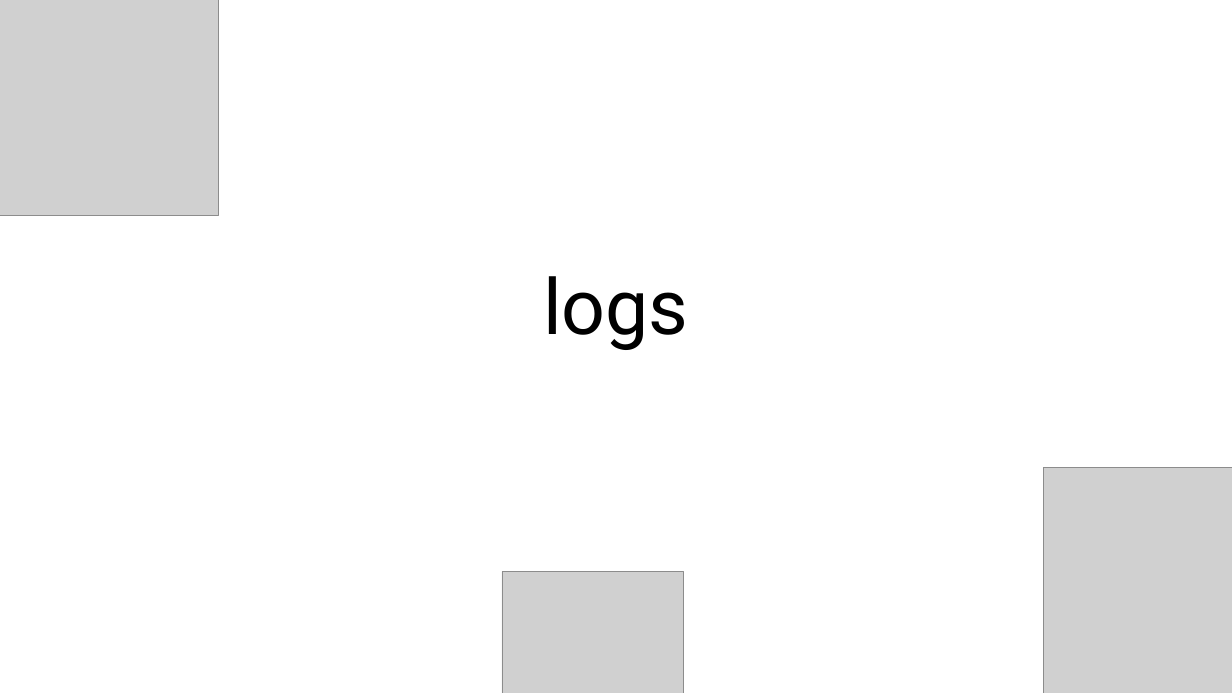
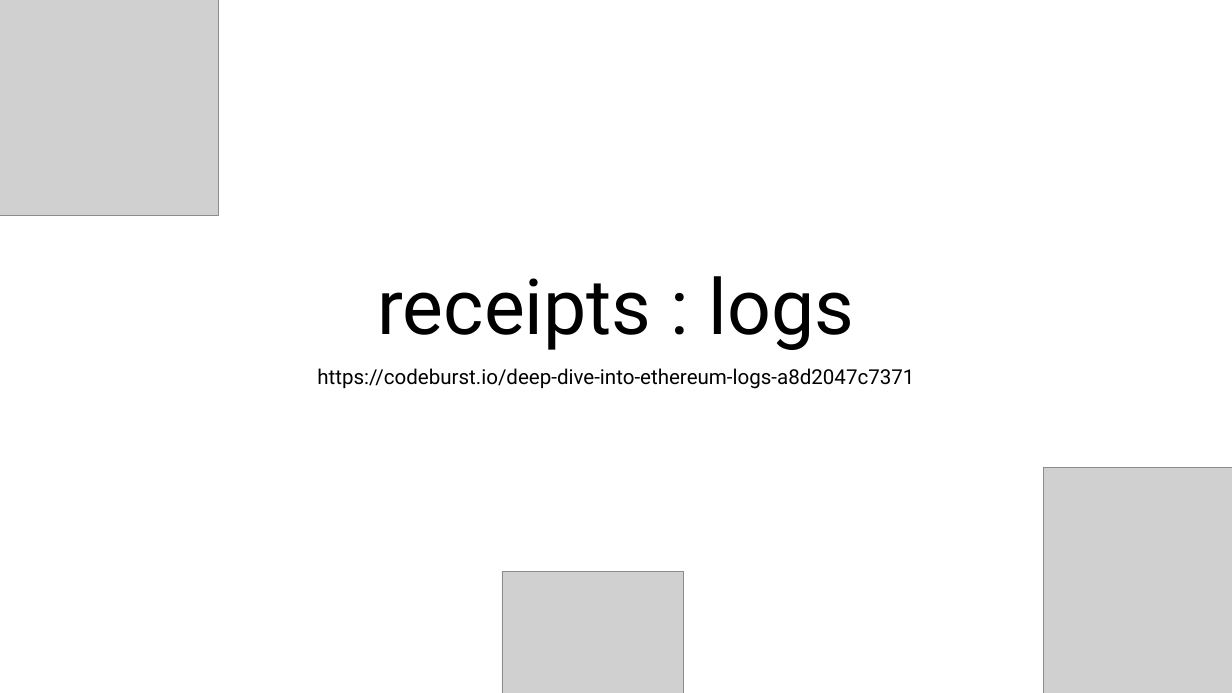
Before and after one commit to StateProof/nethermind, a slide deck: slide 52 of src/Nethermind/Workshop.pptx (slide 51 before the commit). Drawn at 1232x693 pixels with LibreOffice and Linux fonts; fonts in the diff are those of the drawing; grey boxes stand for pictures. Boxes give left, top, right and bottom in pixels: in the first picture for what was removed or moved away, otherwise in the second. Text is boxed around its words. In the diff, an @@ line names an element or a change of style, - is before the commit and + after.

```diff
--- a/src/Nethermind/Workshop.pptx
+++ b/src/Nethermind/Workshop.pptx
@@ title at bbox=[378, 276, 855, 350]: text changed @@
-logs
+receipts : logs
@@ subtitle added at bbox=[317, 368, 914, 389], 24 pt, text #000000 @@
+https://codeburst.io/deep-dive-into-ethereum-logs-a8d2047c7371
```
Also in this commit, not shown: 9 other slides changed, 2 slides added, 1 slide removed.
